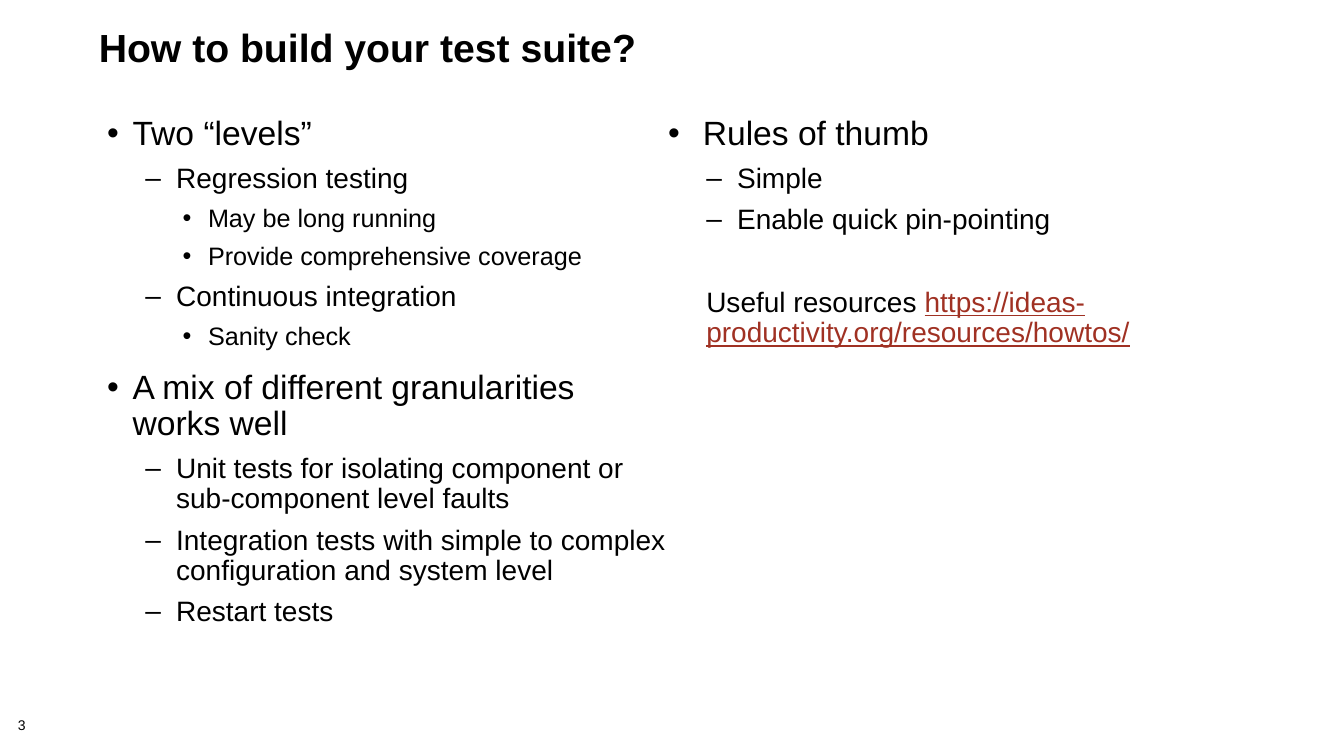
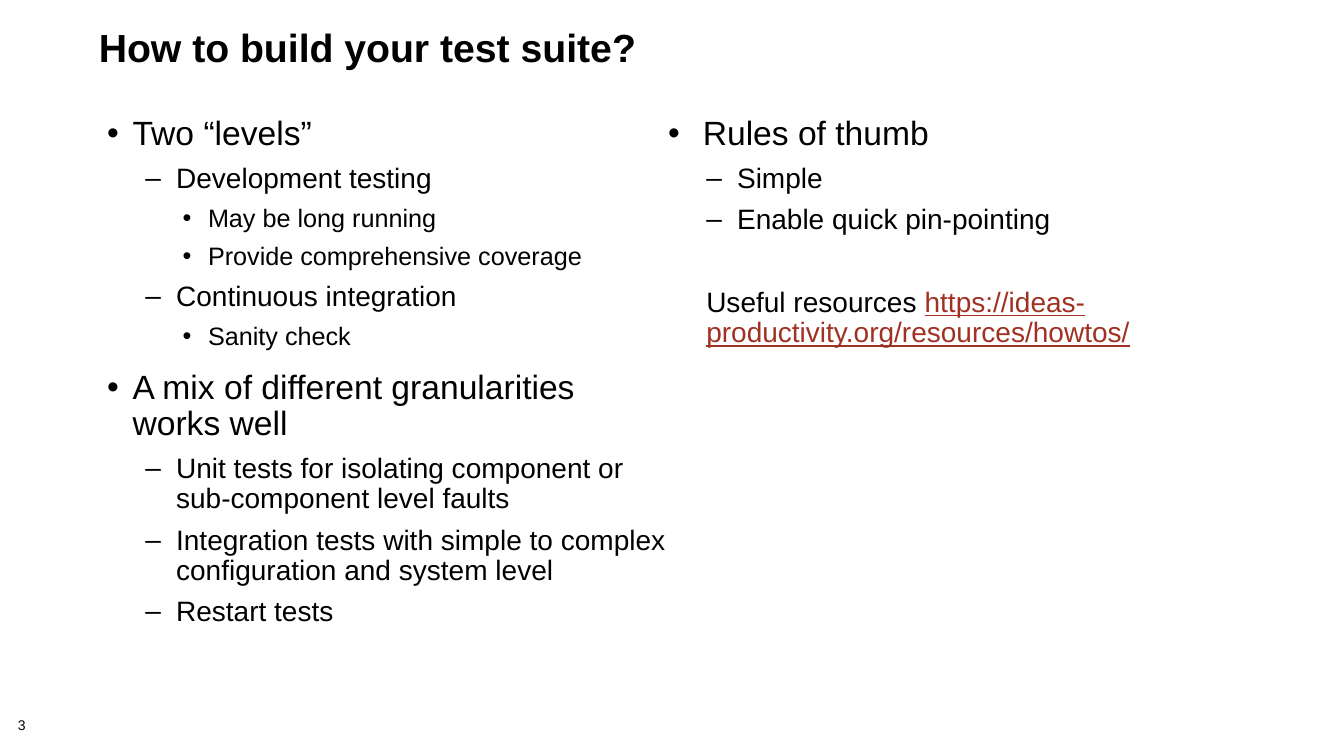
Before and after one commit to bssw-tutorial/presentations, a slide deck: slide 3 of final-presentations/2021-04-12-ecpam/03-testing2.pptx. Drawn at 1344x756 pixels with LibreOffice and Linux fonts; fonts in the diff are those of the drawing; background and template pictures are left out. Boxes give left, top, right and bottom in pixels: in the first picture for what was removed or moved away, otherwise in the second. Text is boxed around its words. In the diff, an @@ line names an element or a change of style, - is before the commit and + after.

Commit message:
Near-final Testing2 (hopefully)

```diff
--- a/final-presentations/2021-04-12-ecpam/03-testing2.pptx
+++ b/final-presentations/2021-04-12-ecpam/03-testing2.pptx
@@ text at box(176, 167, 432, 193): text changed @@
-  – Regression testing
+  – Development testing
```
Also in this commit, not shown: 5 other slides changed, 1 slide removed.
